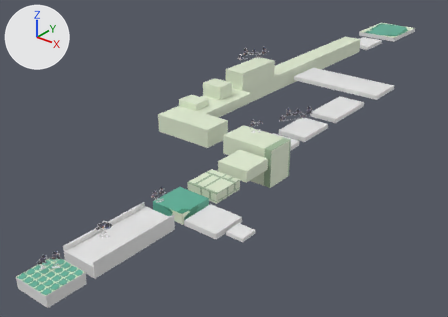
Renders of the Blender file assets/world/models/levels/level1_tutorial.blend from each side of a commit.
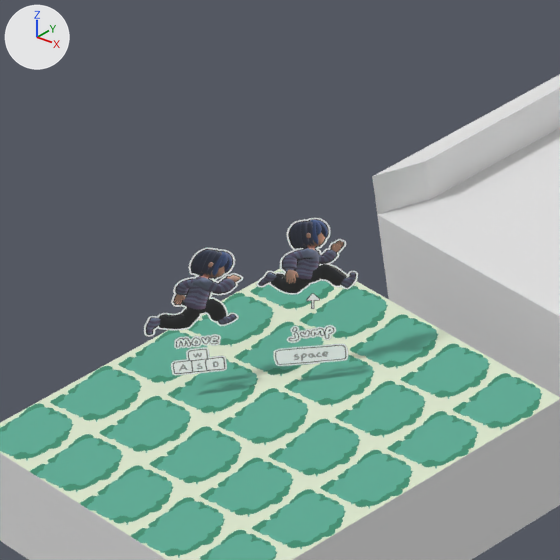
The first picture shows the older version from a camera (50 mm lens) standing at (113.0, -72.0, 97.0) and looking at (-34.0, 112.0, -17.0). The close-ups show both versions on the part from 4% to 19% of the width and 71% to 92% of the height of that picture; other places that the commit changed are outside them. Every picture has the same lights, and +X, +Y and +Z are marked at upper left.

Before the edit, the objects in view are built like this:
```python
me_cube = bpy.data.meshes.new('Cube')
me_cube.from_pydata(...)  # 8 vertices, 6 faces; spans x -1.0..1.0, y -1.0..1.0, z -1.0..1.0
# faces by material slot: [2, 4]
me_cube.materials.append(mat_tiled1)  # picture img_block_3_tex_png
me_cube.materials.append(mat_blank)  # white #e7e7e7
me_cube_001 = bpy.data.meshes.new('Cube.001')
me_cube_001.from_pydata(...)  # 20 vertices, 18 faces; spans x -1.0..1.0, y -1.0..1.0, z -1.0..1.79
me_tutorial1 = bpy.data.meshes.new('tutorial1')
me_tutorial1.from_pydata(...)  # 4 vertices, 1 face; spans x 0.335..1.359, y -0.299..0.49, z -1.947
me_tutorial1.materials.append(mat_tutorial1)  # picture img_tutorial1_png
ob_1_col = bpy.data.objects.new('1-col', me_cube)
ob_1_col.location = (0.38, -0.32, 1.77)
ob_1_col.rotation_euler = (0.0, 0.0, 1.571)  # degrees (0, 0, 90)
ob_1_col.scale = (6.0, 6.0, 1.8)
ob_2_col = bpy.data.objects.new('2-col', me_cube_001)
ob_2_col.location = (0.38, 23.36, 1.77)
ob_2_col.rotation_euler = (0.0, 0.0, 1.571)  # degrees (0, 0, 90)
ob_2_col.scale = (15.0, 6.0, 1.8)
ob_tutorial1 = bpy.data.objects.new('tutorial1', me_tutorial1)
ob_tutorial1.location = (4.73, -10.81, 10.0)
ob_tutorial1.rotation_euler = (1.276, 0.0633, 0.899)  # degrees (73, 3.6, 52)
ob_tutorial1.scale = (6.44, 6.44, 6.44)
```
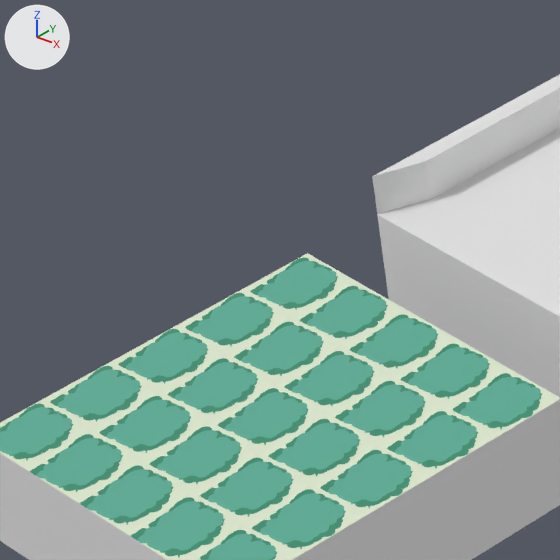
What differs and where, as boxes [x1, y1, x2, y2] in the close-ups (560 x 560 px):
'tutorial1', deleted: before [144, 218, 358, 375]

What the commit changed:
Object 'tutorial1' (ob_tutorial1) is deleted.
